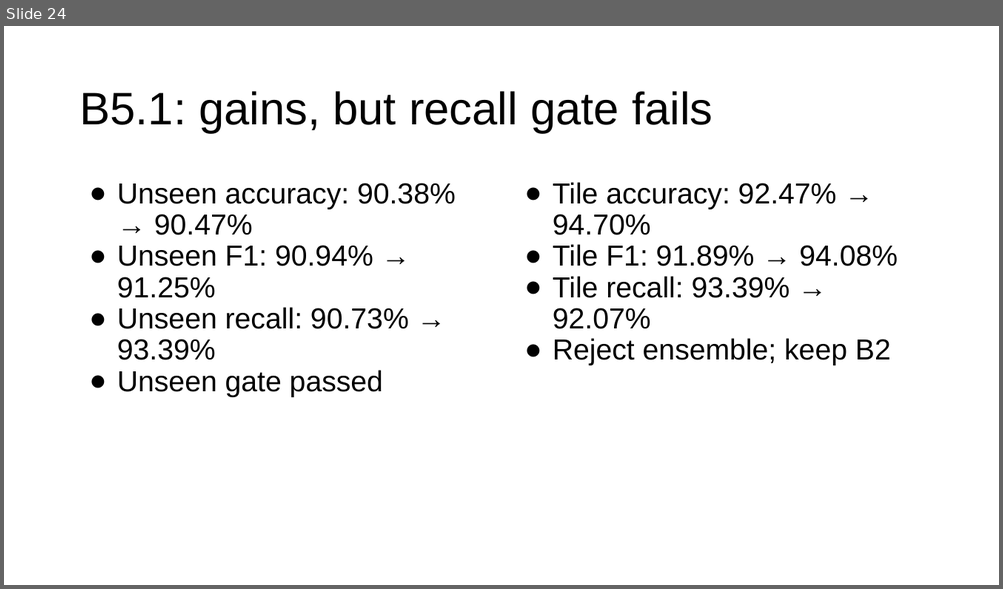
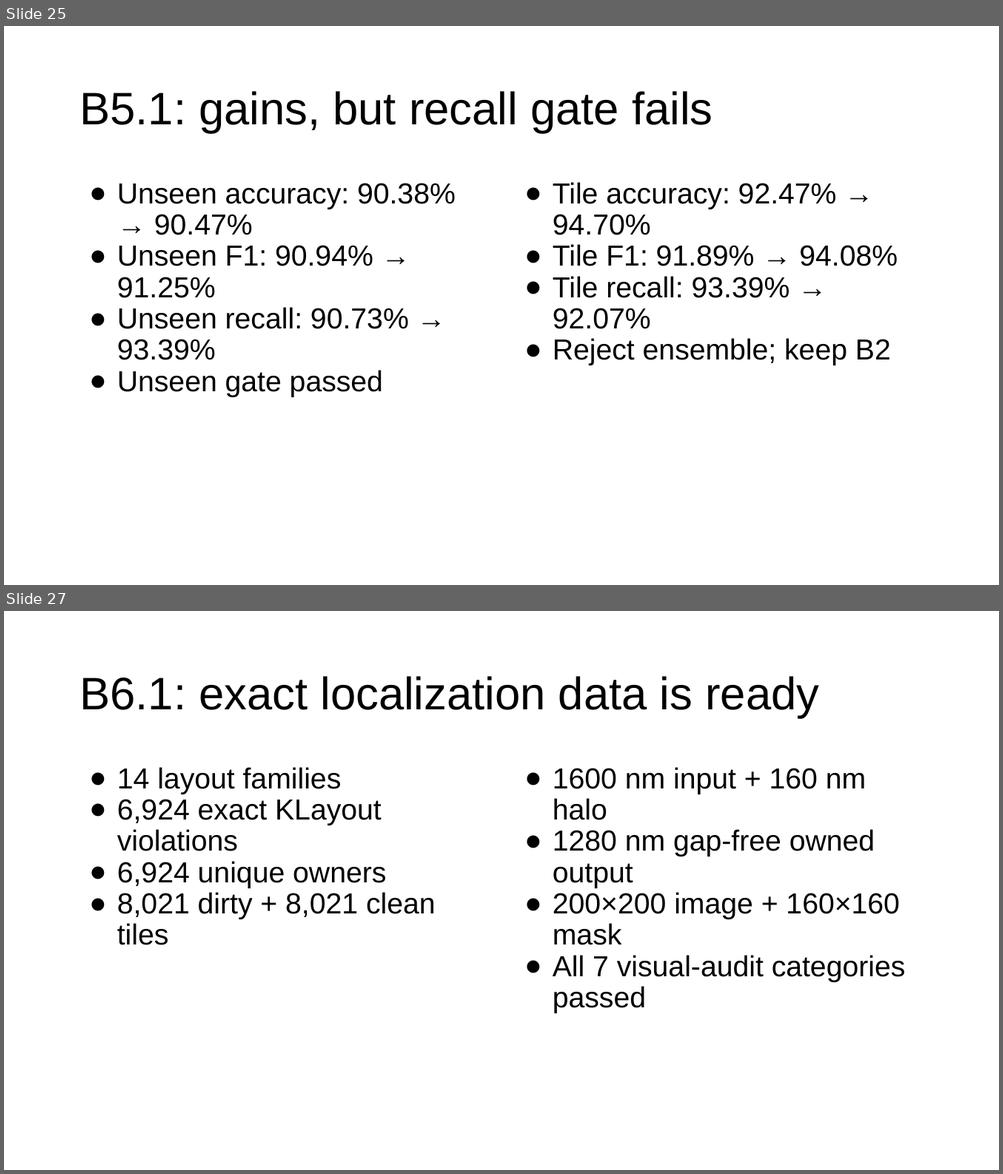
Before and after one commit to nocleo/ADVLSI2_Project_updated, a slide deck: presentation/ADVLSI2_DRC_CNN_Project_Progress.pptx. Shown one above the other, each under a label of ours: slide 24 before the commit, slides 25 and 27 after it; the slides between them are not shown. The pictures are 1003x589 and 1003x1174 pixels, drawn with LibreOffice and Linux fonts; fonts in the diff are those of the drawing. Boxes give left, top, right and bottom in pixels: in the first picture for what was removed or moved away, otherwise in the second. Text is boxed around its words. In the diff, an @@ line names an element or a change of style, - is before the commit and + after.

```diff
--- a/presentation/ADVLSI2_DRC_CNN_Project_Progress.pptx
+++ b/presentation/ADVLSI2_DRC_CNN_Project_Progress.pptx
@@ slide 27 added at (4,611,999,1170), background #FFFFFF @@
@@ title added at (79,676,819,718), 44 pt, text #000000 @@
+B6.1: exact localization data is ready
@@ text added at (117,767,435,945), 28 pt, text #000000 @@
+● 14 layout families
+● 6,924 exact KLayout violations
+● 6,924 unique owners
+● 8,021 dirty + 8,021 clean tiles
@@ text added at (552,767,905,1014), 28 pt, text #000000 @@
+● 1600 nm input + 160 nm halo
+● 1280 nm gap-free owned output
+● 200×200 image + 160×160 mask
+● All 7 visual-audit categories passed
@@ what was slide 24 is now slide 25 @@
```
Also in this commit, not shown: 4 slides changed, 3 other slides added, 1 other file.
